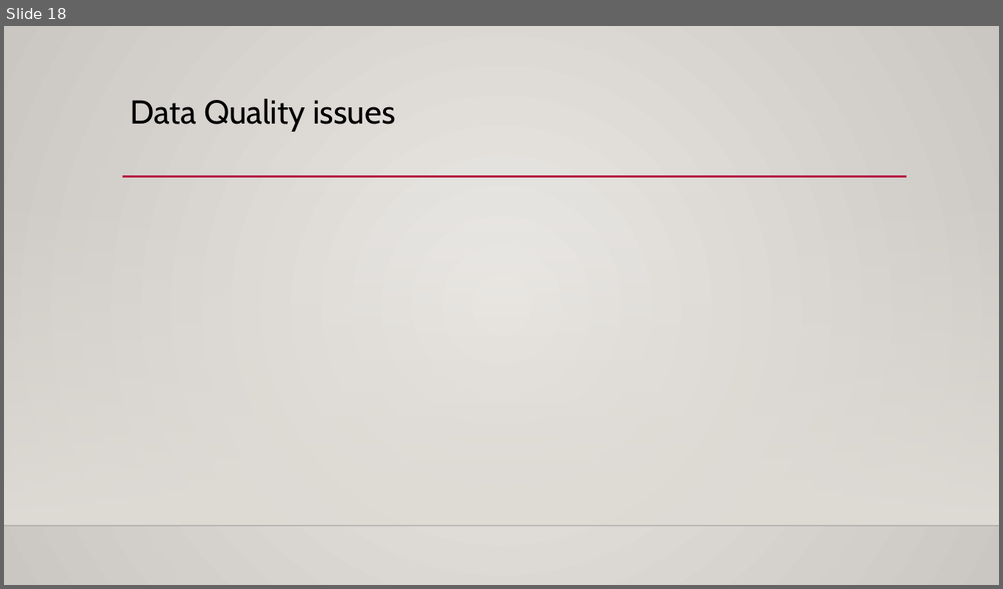
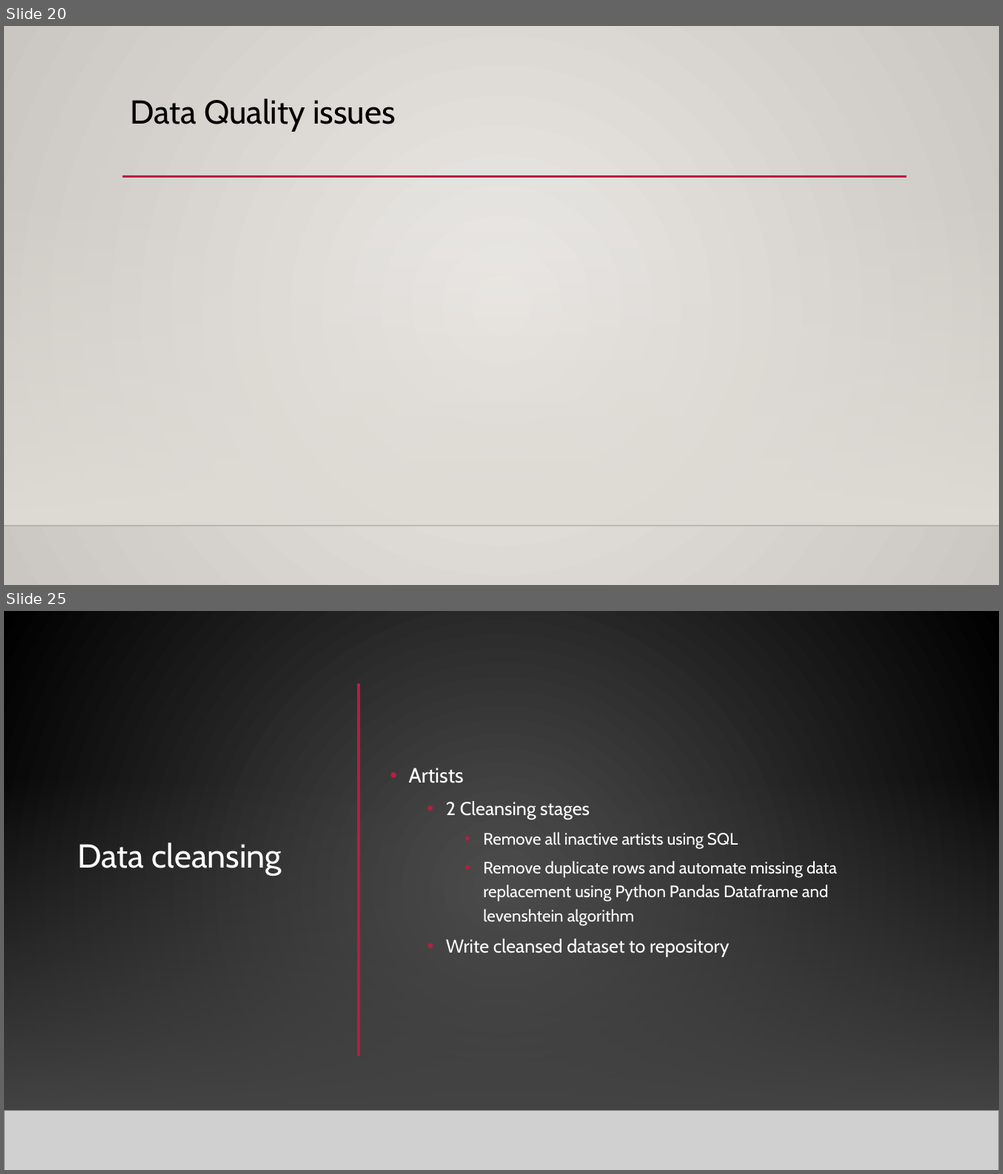
Before and after one commit to mahyarshu/Gigalytics, a slide deck: documents/Presentation/Innovators.pptx. Shown one above the other, each under a label of ours: slide 18 before the commit, slides 20 and 25 after it; the slides between them are not shown. The pictures are 1003x589 and 1003x1174 pixels, drawn with LibreOffice and Linux fonts; fonts in the diff are those of the drawing; grey boxes stand for pictures; background and template pictures are left out. Boxes give left, top, right and bottom in pixels: in the first picture for what was removed or moved away, otherwise in the second. Text is boxed around its words. In the diff, an @@ line names an element or a change of style, - is before the commit and + after.

```diff
--- a/documents/Presentation/Innovators.pptx
+++ b/documents/Presentation/Innovators.pptx
@@ slide 25 added at [4,611,999,1170], background gradient #505050 to #000000; not listed: 2 template elements that a slide beside it also shows @@
@@ rectangle added at [4,611,999,1170], fill gradient #505050 to #000000 @@
@@ line added from (358, 684) to (358, 1056), #B71E42 2.5 pt @@
@@ rectangle added at [4,776,999,1111], fill gradient #454545 @@
@@ rectangle added at [4,776,999,1111], fill gradient #454545 @@
@@ text added at [409,768,836,957], 16 pt, text #FFFFFF @@
+• Artists
+  • 2 Cleansing stages
+    • Remove all inactive artists using SQL
+    • Remove duplicate rows and automate missing data replacement using Python Pandas Dataframe and levenshtein algorithm
+  • Write cleansed dataset to repository
@@ title added at [78,843,282,875], 32 pt, text #FFFFFF @@
+Data cleansing
@@ picture added at [4,1111,999,1170] @@
@@ what was slide 18 is now slide 20 @@
```
Also in this commit, not shown: 4 slides changed, 19 other slides added, 1 slide removed.
